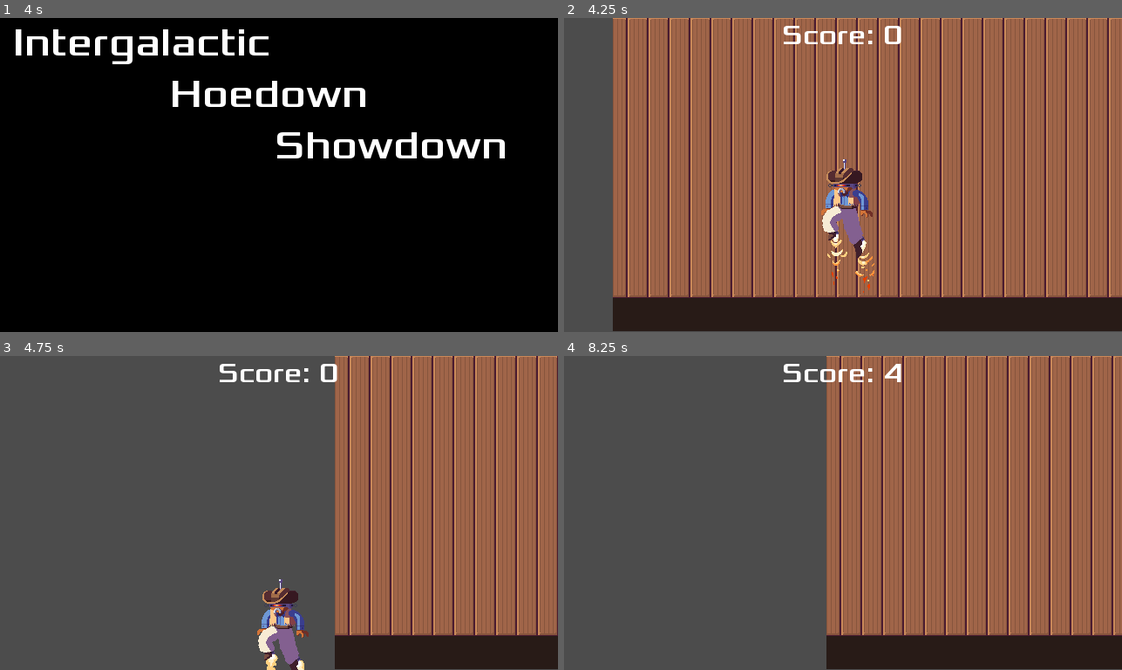
Above: before the commit, frames 1-4 (two rows, left to right).
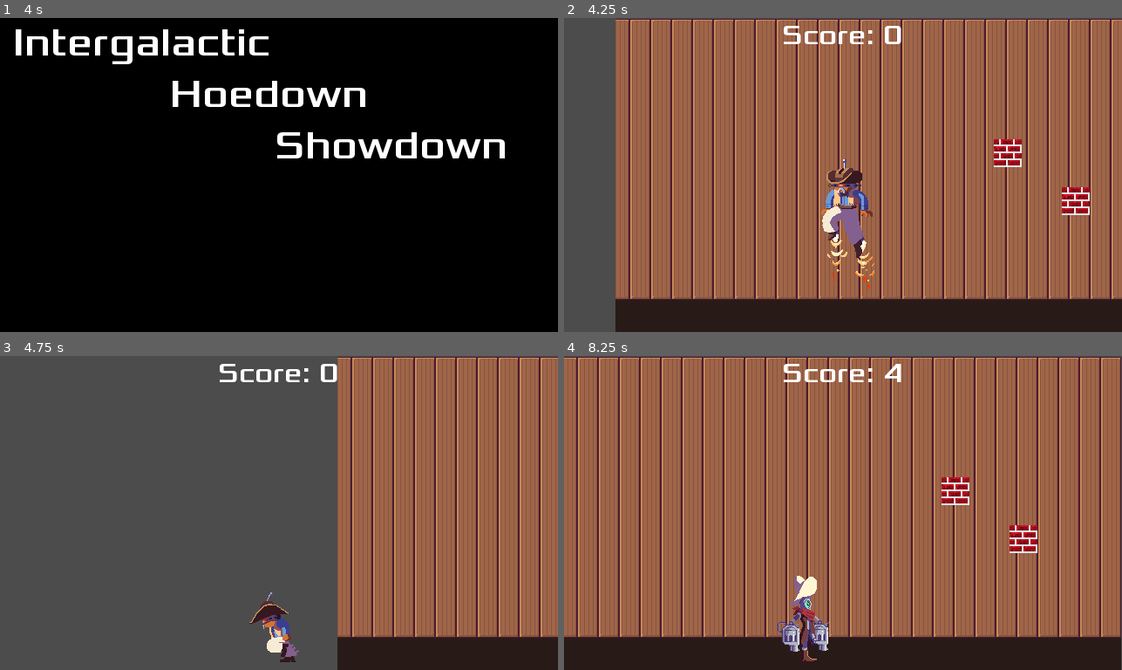
Above: after the commit, the same moments.

Repository: ttalexander2/Galactic-Hoedown-Showdown
Game: Godot game, scene res://Opening.tscn
Two runs of this game, one before a commit and one after it. Both use one fixed random seed, a clock stepped at 60 frames per second and the inputs below.
Inputs (mouse positions are in pixels of both pictures, inside the frame that each line leads up to):
- Up to frame 1 (4 s): tap Enter (ui_accept) at 0.5, 0.6, 0.77, 1.07, 1.35, 1.52, 1.82, 2.1, 2.75, 2.85, 3.02, 3.32, 3.5, 3.6, 3.77 s; move the mouse to (401, 159) at 0.52 s; hold Right (ui_right) 0.53-1.28 s; click (401, 159) at 0.67 s; move the mouse to (167, 190) at 1.27 s; hold Down (ui_down) 1.28-2.03 s; move the mouse to (334, 105) at 2.02 s; hold Right (ui_right) 2.03-2.78 s; move the mouse to (251, 237) at 2.77 s; hold Space (ui_up) 2.78-3.53 s; click (251, 237) at 2.92 s; move the mouse to (446, 222) at 3.52 s; hold Left (ui_left) from 3.53 s (still down)
- Up to frame 2 (4.25 s): keep holding Left (ui_left); tap Enter (ui_accept) at 4.07 s
- Up to frame 3 (4.75 s): keep holding Left (ui_left); move the mouse to (279, 544) at 4.27 s; tap Enter (ui_accept) at 4.35, 4.52 s; click (279, 544) at 4.42 s
- Up to frame 4 (8.25 s): tap Enter (ui_accept) at 4.82, 5.1, 5.75, 5.85, 6.02, 6.32, 6.6, 6.77, 7.07, 7.25, 7.35, 7.52, 7.82, 8.1 s; move the mouse to (870, 513) at 5.02 s; release Left (ui_left) at 5.03 s; hold Down (ui_down) 5.03-5.78 s; click (870, 513) at 5.17 s; move the mouse to (759, 434) at 5.77 s; hold Right (ui_right) 5.78-6.53 s; move the mouse to (965, 497) at 6.52 s; hold Space (ui_up) 6.53-7.28 s; move the mouse to (731, 528) at 7.27 s; hold Right (ui_right) 7.28-8.03 s; click (731, 528) at 7.42 s; move the mouse to (898, 443) at 8.02 s; hold Down (ui_down) from 8.03 s (still down)

Frame 1 is identical in both runs. In frame 2, 51% of the frame differs, in the area x 8-100%, y 0-100%; in frame 3, 24%; in frame 4, 70%, in the area x 0-100%, y 0-100%.

Commit message:
added gun sfx n shit

Diff:
--- a/Main.tscn
+++ b/Main.tscn
@@ -1,22 +1,38 @@
 [gd_scene load_steps=10 format=2]
 
 [ext_resource path="res://Player.tscn" type="PackedScene" id=1]
-[ext_resource path="res://LevelPrefabs/Wall1.tscn" type="PackedScene" id=2]
+[ext_resource path="res://assets/Wooden_Wall_Texture_2.png" type="Texture" id=2]
+[ext_resource path="res://BrickBlock.tscn" type="PackedScene" id=3]
 [ext_resource path="res://Bullet3.tscn" type="PackedScene" id=4]
 [ext_resource path="res://BigGunEnemy.tscn" type="PackedScene" id=5]
 [ext_resource path="res://UI.tscn" type="PackedScene" id=6]
 [ext_resource path="res://Main.gd" type="Script" id=7]
 [ext_resource path="res://assets/game jam.wav" type="AudioStream" id=8]
 
+[sub_resource type="RectangleShape2D" id=1]
+extents = Vector2( 1026.96, 4.36122 )
+
 [node name="Main" type="Node2D"]
 script = ExtResource( 7 )
 
-[node name="LevelStruct" type="Node" parent="."]
+[node name="Sprite" type="Sprite" parent="."]
+position = Vector2( 323.263, 180.764 )
+texture = ExtResource( 2 )
 
-[node name="Wall1" parent="LevelStruct" instance=ExtResource( 2 )]
-position = Vector2( 320.037, 178.991 )
+[node name="StaticBody2D" type="StaticBody2D" parent="Sprite"]
+
+[node name="CollisionShape2D" type="CollisionShape2D" parent="Sprite/StaticBody2D"]
+position = Vector2( 451.568, 174.584 )
+shape = SubResource( 1 )
+one_way_collision_margin = 0.0
 
 [node name="Blocks" type="Node" parent="."]
+
+[node name="Sprite2" parent="Blocks" instance=ExtResource( 3 )]
+position = Vector2( 531.037, 209.934 )
+
+[node name="Sprite3" parent="Blocks" instance=ExtResource( 3 )]
+position = Vector2( 453.256, 154.779 )
 
 [node name="Player" parent="." instance=ExtResource( 1 )]
 position = Vector2( 319.924, 177.444 )
@@ -30,11 +46,7 @@
 [node name="Enemies" type="Node" parent="."]
 
 [node name="BigGunEnemy2" parent="Enemies" instance=ExtResource( 5 )]
-
-position = Vector2( 1532.86, 276.709 )
-
-[node name="BigGunEnemy3" parent="Enemies" instance=ExtResource( 5 )]
-position = Vector2( 778.613, 261.521 )
+position = Vector2( 827.268, 274.927 )
 
 [node name="HUD" parent="." instance=ExtResource( 6 )]
 
--- a/Player.gd
+++ b/Player.gd
@@ -80,7 +80,7 @@
 
 	if (lives > 0 and time_since_last_shot >= 10000.0/BPM*delta):
 		time_since_last_shot = 0;
-		$Shoot.play()
+		$Shoot.play_gun()
 		shoot();
 
 
--- a/Player.tscn
+++ b/Player.tscn
@@ -1,9 +1,10 @@
-[gd_scene load_steps=40 format=2]
+[gd_scene load_steps=41 format=2]
 
 [ext_resource path="res://Player.gd" type="Script" id=1]
 [ext_resource path="res://assets/CYBORG_TOM_SPRITESHEET.png" type="Texture" id=2]
 [ext_resource path="res://Voice.gd" type="Script" id=3]
 [ext_resource path="res://assets/gun shoot.wav" type="AudioStream" id=4]
+[ext_resource path="res://Shoot.gd" type="Script" id=5]
 
 [sub_resource type="RectangleShape2D" id=1]
 extents = Vector2( 20, 35.742 )
@@ -258,4 +259,5 @@
 [node name="Shoot" type="AudioStreamPlayer" parent="."]
 stream = ExtResource( 4 )
 volume_db = -10.0
+script = ExtResource( 5 )
 [connection signal="input_event" from="." to="." method="_on_Player_input_event"]
--- /dev/null
+++ b/Shoot.gd
@@ -0,0 +1,28 @@
+extends AudioStreamPlayer
+
+
+# Declare member variables here. Examples:
+# var a = 2
+# var b = "text"
+
+onready var sfx = [
+	preload("res://assets/gun_1.wav"),
+	preload("res://assets/gun_2.wav"),
+	preload("res://assets/gun_3.wav"),
+	preload("res://assets/gun_4.wav"),
+]
+
+
+# Called when the node enters the scene tree for the first time.
+func _ready():
+	pass
+
+
+# Called every frame. 'delta' is the elapsed time since the previous frame.
+#func _process(delta):
+#	pass
+
+
+func play_gun():
+	stream = sfx[randi()%4]
+	play()
Not shown, added: assets/gun_1.wav.import
Not shown, added: assets/gun_2.wav.import
Not shown, added: assets/gun_3.wav.import
Not shown, added: assets/gun_4.wav.import
Not shown, added: assets/gun_1.wav
Not shown, added: assets/gun_2.wav
Not shown, added: assets/gun_3.wav
Not shown, added: assets/gun_4.wav
